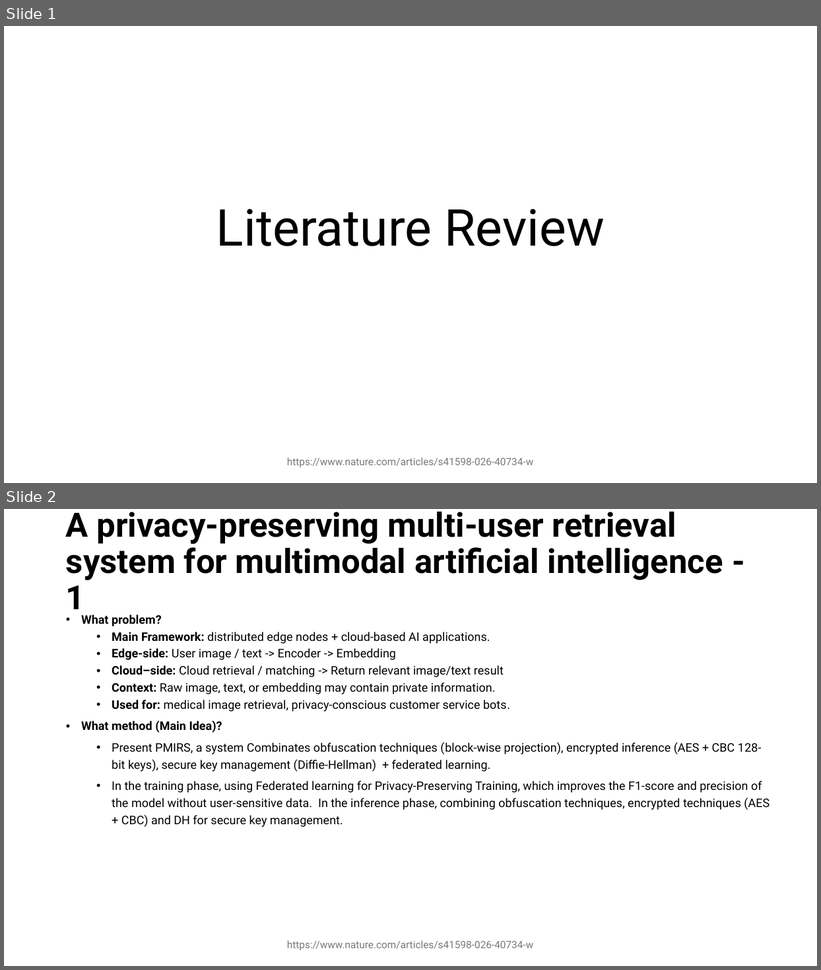
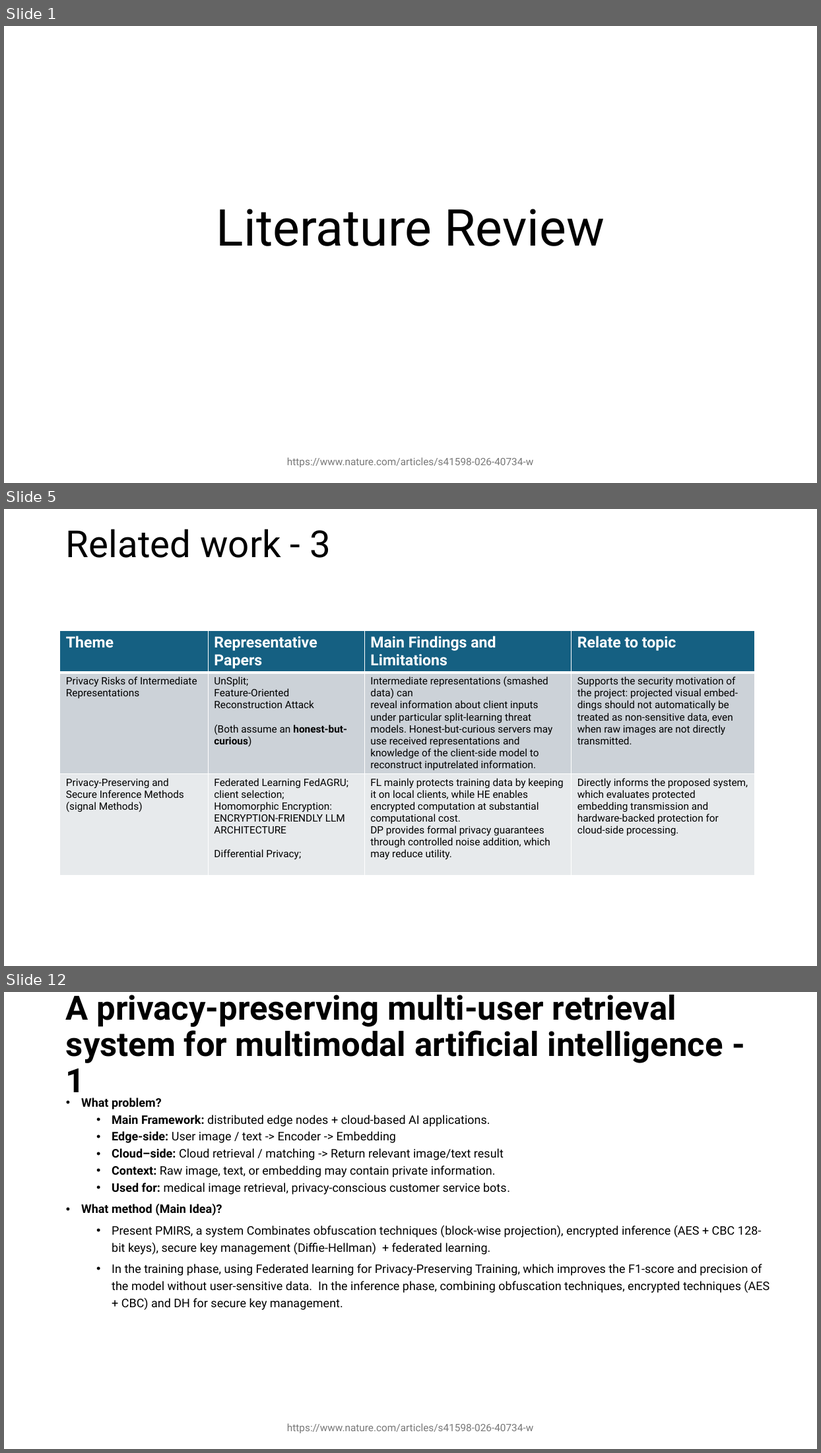
Before and after one commit to YMa10-ACS/CT5195-Master-capstone, a slide deck: Records/Literacture review.pptx. Shown one above the other, each under a label of ours: slides 1 and 2 before the commit, slides 1, 5 and 12 after it; the slides between them are not shown. The pictures are 821x970 and 821x1453 pixels, drawn with LibreOffice and Linux fonts; fonts in the diff are those of the drawing. Boxes give left, top, right and bottom in pixels: in the first picture for what was removed or moved away, otherwise in the second. Text is boxed around its words. In the diff, an @@ line names an element or a change of style, - is before the commit and + after.

```diff
--- a/Records/Literacture review.pptx
+++ b/Records/Literacture review.pptx
@@ slide 5 added at bbox=[4, 509, 817, 966], background #FFFFFF @@
@@ title added at bbox=[66, 529, 331, 558], 44 pt, text #000000 @@
+Related work - 3
@@ table added at bbox=[60, 631, 755, 881], 3 rows, 4 columns @@
+Theme | Representative Papers | Main Findings and Limitations | Relate to topic
+Privacy Risks of Intermediate Representations | UnSplit; / Feature-Oriented Reconstruction Attack / (Both assume an honest-but-curious) | Intermediate representations (smashed data) can / reveal information about client inputs under particular split-learning threat models. Honest-but-curious servers may use received representations and knowledge of the client-side model to reconstruct inputrelated information. | Supports the security motivation of / the project: projected visual embed- / dings should not automatically be / treated as non-sensitive data, even / when raw images are not directly / transmitted.
+Privacy-Preserving and / Secure Inference Methods (signal Methods) | Federated Learning FedAGRU; / client selection; / Homomorphic Encryption: ENCRYPTION-FRIENDLY LLM ARCHITECTURE / Differential Privacy; | FL mainly protects training data by keeping it on local clients, while HE enables encrypted computation at substantial computational cost. / DP provides formal privacy guarantees through controlled noise addition, which may reduce utility. | Directly informs the proposed system, which evaluates protected embedding transmission and hardware-backed protection for cloud-side processing.
@@ what was slide 2 is now slide 12 @@
```
Also in this commit, not shown: 1 slide changed, 8 other slides added, 3 slides removed, 7 other files.
